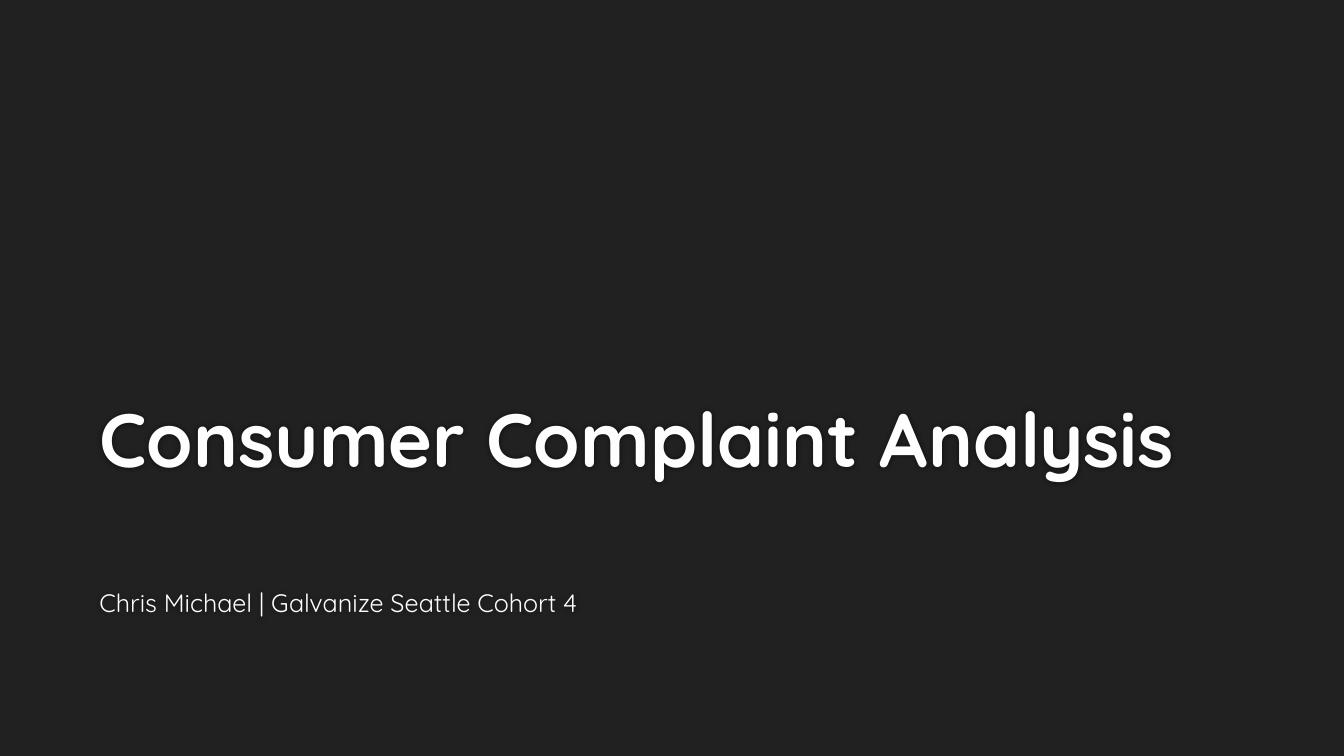
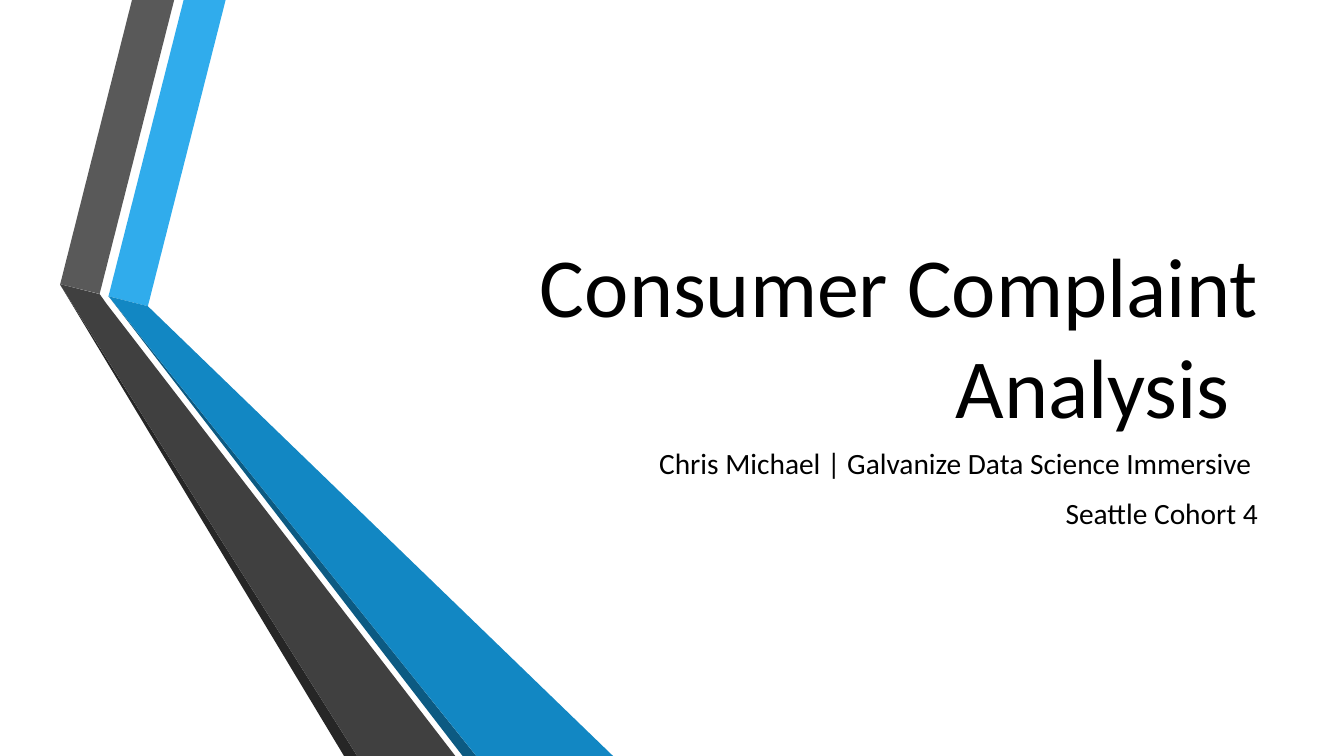
Before and after one commit to ChrisMichael11/Consumer_Complaint_Project, a slide deck: slide 1 of ppt/Consumer_Complaints.pptx. Drawn at 1344x756 pixels with LibreOffice and Linux fonts; fonts in the diff are those of the drawing; background and template pictures are left out. Boxes give left, top, right and bottom in pixels: in the first picture for what was removed or moved away, otherwise in the second. Text is boxed around its words. In the diff, an @@ line names an element or a change of style, - is before the commit and + after.

```diff
--- a/ppt/Consumer_Complaints.pptx
+++ b/ppt/Consumer_Complaints.pptx
@@ background #212121 to picture (left out) @@
@@ title "Consumer Complaint Analysis": place and size @@
-title "Consumer Complaint Analysis" at (99, 411, 1174, 482)
+title "Consumer Complaint Analysis" at (540, 258, 1257, 432)
@@ title "Consumer Complaint Analysis" at (540, 258, 1257, 432): size 54 to 60 pt, font Quicksand to Calibri, text colour #FEFEFE to #000000, bold off; alignment left to right @@
@@ group added at (60, 0, 614, 756): 6 freeform shapes @@
@@ subtitle at (659, 453, 1258, 525): text changed; size 18 to 21 pt; font Quicksand to Calibri; text colour #FFFFFF to #000000 @@
-Chris Michael | Galvanize Seattle Cohort 4
+Chris Michael | Galvanize Data Science Immersive
+Seattle Cohort 4
```
Also in this commit, not shown: 3 other slides changed, 6 slides added, 4 slides removed, 13 other files.
